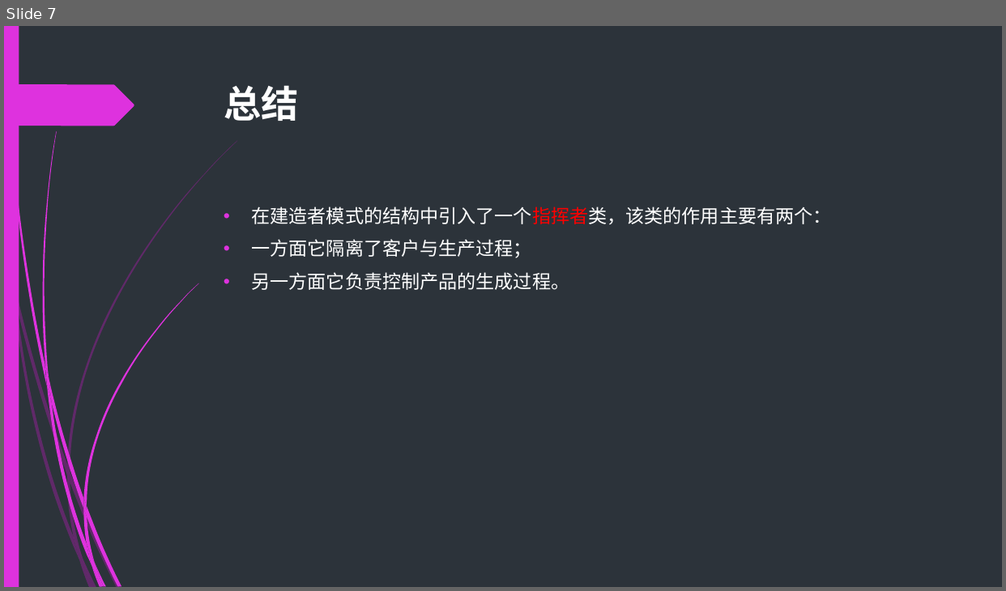
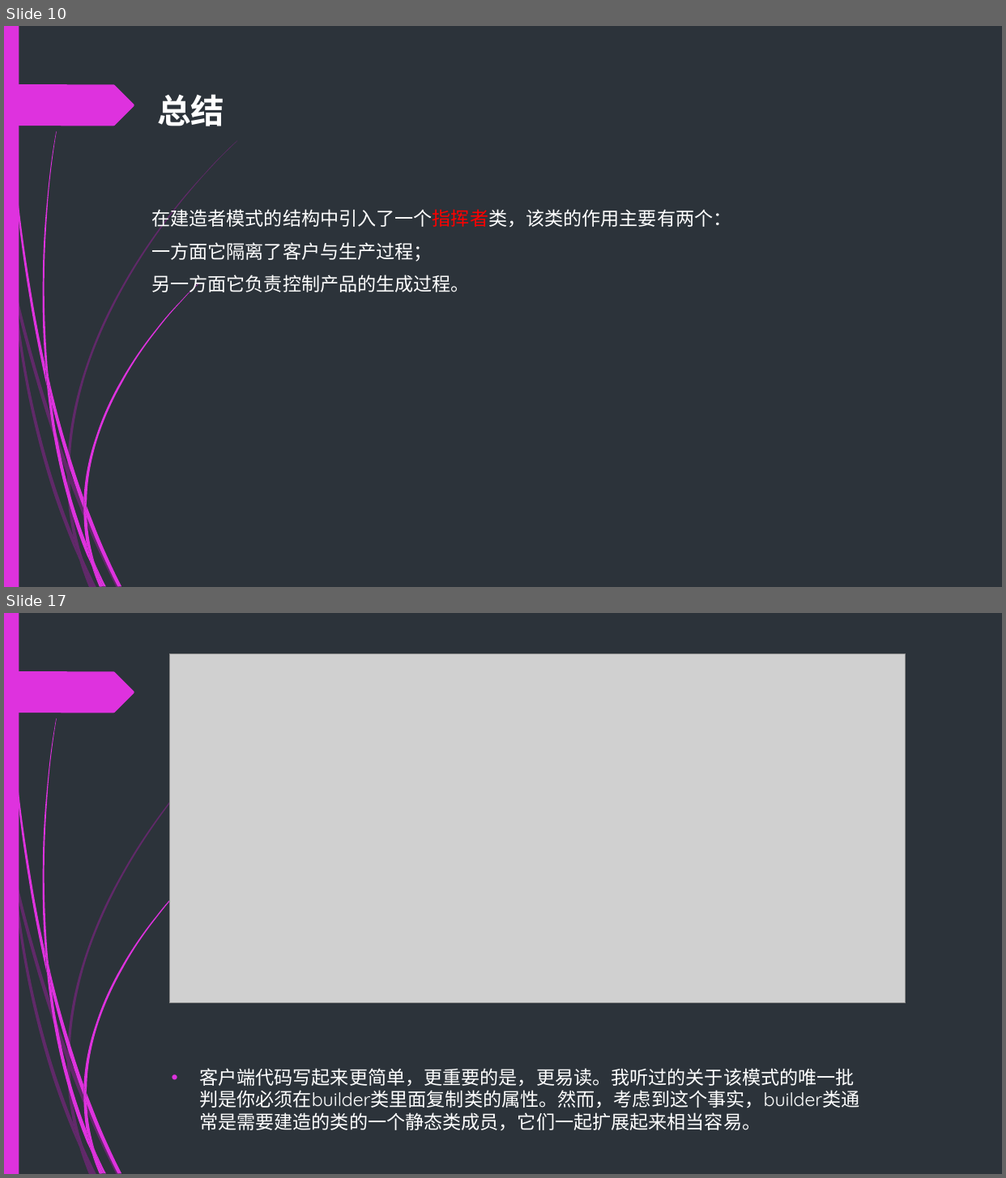
Before and after one commit to Sky8989/DataStructure_learn20190615, a slide deck: src/main/resources/建造者模式.pptx. Shown one above the other, each under a label of ours: slide 7 before the commit, slides 10 and 17 after it; the slides between them are not shown. The pictures are 1006x591 and 1006x1178 pixels, drawn with LibreOffice and Linux fonts; fonts in the diff are those of the drawing; grey boxes stand for pictures. Boxes give left, top, right and bottom in pixels: in the first picture for what was removed or moved away, otherwise in the second. Text is boxed around its words. In the diff, an @@ line names an element or a change of style, - is before the commit and + after.

```diff
--- a/src/main/resources/建造者模式.pptx
+++ b/src/main/resources/建造者模式.pptx
@@ slide 17 added at [4, 613, 1002, 1174], background #2C333A; not listed: 24 template elements that a slide beside it also shows @@
@@ picture added at [169, 654, 906, 1003] @@
@@ text added at [199, 1068, 859, 1131], 18 pt, text #FFFFFF @@
+• 客户端代码写起来更简单，更重要的是，更易读。我听过的关于该模式的唯一批判是你必须在builder类里面复制类的属性。然而，考虑到这个事实，builder类通常是需要建造的类的一个静态类成员，它们一起扩展起来相当容易。
@@ what was slide 7 is now slide 10 @@
@@ slide 10 changed as well @@
@@ title "总结": place and size @@
-title "总结" at [224, 85, 298, 121]
+title "总结" at [157, 94, 224, 126]
@@ title "总结" at [157, 94, 224, 126]: size 36 to 32.4 pt @@
@@ text "在建造者模式的结构中引入了一个指挥者类，该类的作用主要有两个：": place and size @@
-text "在建造者模式的结构中引入了一个指挥者类，该类的作用主要有两个：" at [252, 207, 832, 290]
+text "在建造者模式的结构中引入了一个指挥者类，该类的作用主要有两个：" at [151, 207, 731, 296]
@@ text "在建造者模式的结构中引入了一个指挥者类，该类的作用主要有两个：" at [151, 207, 731, 296]: bullet • to none @@
```
Also in this commit, not shown: 4 other slides changed, 11 other slides added, 8 slides removed, 32 other files.
